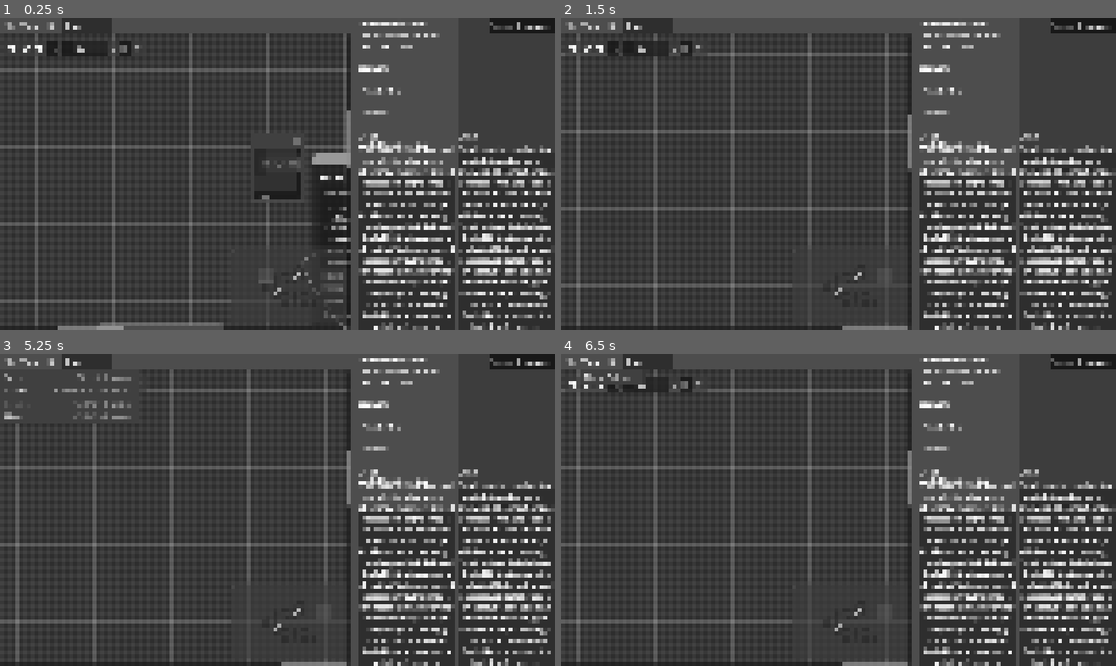
Above: before the commit, frames 1-4 (two rows, left to right).
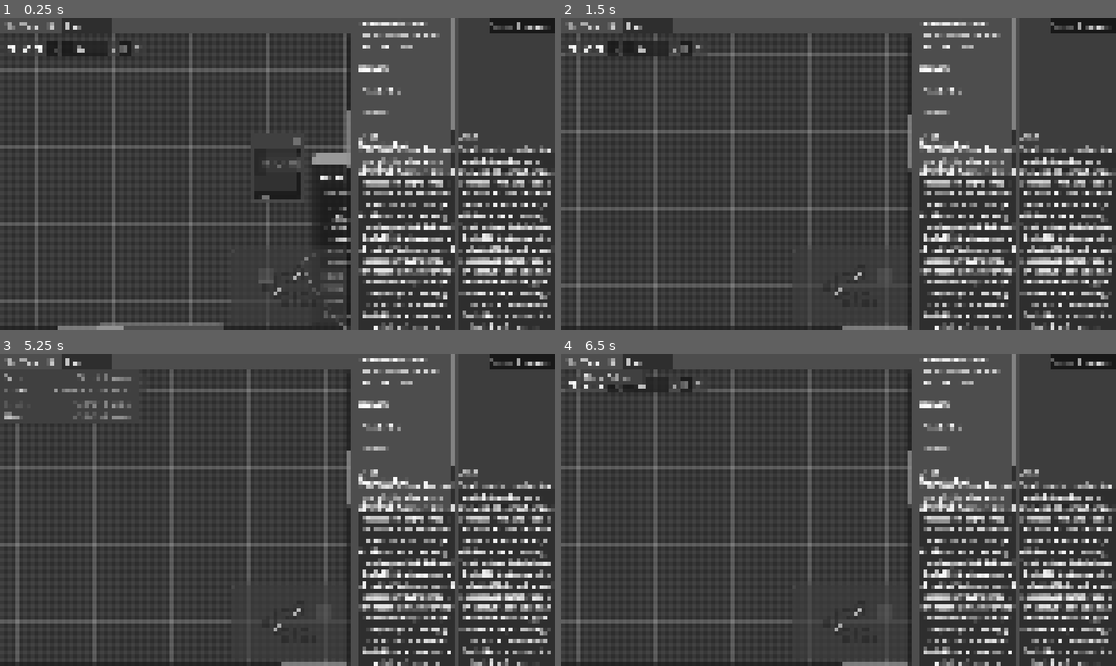
Above: after the commit, the same moments.

Repository: Roboticy3/Louder
Game: Godot game, scene res://proto_simulator/proto_simulator_wrapper.tscn
The game is run twice, just before and just after one commit, with the same random seed, the same clock (stepped at 60 frames per second) and the same inputs.
Inputs (mouse positions are in pixels of both pictures, inside the frame that each line leads up to):
- Up to frame 1 (0.25 s): no input
- Up to frame 2 (1.5 s): click (921, 227) at 0.52 s; type "Alex" at 0.6 s; click (1066, 161) at 0.75 s; type "12" at 0.83 s; click "Start" at 1.25 s
- Up to frame 3 (5.25 s): click "CONTINUE" at 2 s; click "CONTINUE" at 2.75 s; click "CONTINUE" at 3.5 s; click "CONTINUE" at 4.25 s; click "File" at 5 s
- Up to frame 4 (6.5 s): click "View" at 5.75 s

The runs differ from the first frame. In frame 1, 0.6% of the frame differs, in the area x 64-82%, y 0-50%; in frame 2, 0.6%; in frame 3, 0.6%; in frame 4, 0.6%.

Commit message:
demonstrated creating branches

Diff:
--- a/editor/proto_simulator/proto_simulator_ui_mockup.tscn
+++ b/editor/proto_simulator/proto_simulator_ui_mockup.tscn
@@ -1,6 +1,6 @@
 [gd_scene format=3 uid="uid://dfuvngpcvkh4u"]
 
-[ext_resource type="Script" uid="uid://c8mgp47kh56t1" path="res://proto_simulator/ps_conversation_view.gd" id="1_uy6tw"]
+[ext_resource type="Script" uid="uid://c8mgp47kh56t1" path="res://proto_simulator/ps_dialogue_view.gd" id="1_uy6tw"]
 [ext_resource type="Script" uid="uid://bx4ryfqh7km2w" path="res://proto_simulator/ps_choices_container.gd" id="2_ctnr"]
 
 [node name="Control" type="Control" unique_id=644629500 node_paths=PackedStringArray("debug_speaker_label")]
--- a/editor/proto_simulator/ps_controller.gd
+++ b/editor/proto_simulator/ps_controller.gd
@@ -10,6 +10,7 @@
 @export var mute:bool
 
 var data:Dictionary
+var branch:String
 
 func _ready() -> void:
 	add_to_group(group)
@@ -72,9 +73,24 @@
 	return false
 
 func traverse(choice:String) -> bool:
-	#TODO - maybe some validation here that the choice is accessible to *this*
-	#controller and not just the simulator overall?
-	return simulator.traverse(choice, _filter_valid_choice)
+	var choices := simulator.list_choices_data(_filter_valid_choice, branch)
+	var found_choice := false
+	var next_branch := ""
+	for c in choices:
+		var from_choice := str(c.get(PSSimulator.CON_FCHC))
+		if from_choice != choice: continue
+
+		found_choice = true
+		var to_id := int(c.get(PSSimulator.CON_TOID))
+		var c_branch:String = simulator.get_property(to_id, PSSimulator.HUB_BRCH, "")
+		if !c_branch.is_empty():
+			next_branch = c_branch
+
+	if found_choice:
+		var result := simulator.traverse(choice, _filter_valid_choice, branch)
+		branch = next_branch
+		return result
+	return false
 
 func get_text(property:String) -> String:
 	return str(data.get(property))
--- a/editor/proto_simulator/ps_conversation_branch.gd
+++ /dev/null
@@ -1,3 +0,0 @@
-class_name PSConversationBranch extends Resource
-
-@export var position:int
--- /dev/null
+++ b/editor/proto_simulator/ps_dialogue_branch.gd
@@ -0,0 +1,3 @@
+class_name PSDialogueBranch extends Resource
+
+@export var position:int
--- a/editor/proto_simulator/ps_conversation_state.gd
+++ b/editor/proto_simulator/ps_dialogue_state.gd
@@ -1,6 +1,6 @@
-class_name PSConversationState extends Resource
+class_name PSDialogueState extends Resource
 
-@export var branches:Dictionary[String, PSConversationBranch]
+@export var branches:Dictionary[String, PSDialogueBranch]
 @export var covered:Dictionary[int, bool]
 
 @export var variables:Dictionary[StringName, Variant]
@@ -11,7 +11,7 @@
 
 func _reset_branches():
 	branches = {
-		"": PSConversationBranch.new()
+		"": PSDialogueBranch.new()
 	}
 
 func clear():
@@ -27,4 +27,4 @@
 	return exists
 
 func _to_string() -> String:
-	return "PSConversationState(\n variables: %s\n)" % [str(variables)]
+	return "PSDialogueState(\n variables: %s\n)" % [str(variables)]
--- a/editor/proto_simulator/ps_simulator.gd
+++ b/editor/proto_simulator/ps_simulator.gd
@@ -19,7 +19,7 @@
 @export var conversation: PSConversation
 
 @export var reset_state_on_ready := false
-@export var state:PSConversationState
+@export var state:PSDialogueState
 
 var e := Expression.new()
 var recessive := {}
@@ -31,7 +31,7 @@
 ## These functions do not change the state of the simulator.
 
 func get_position(branch:="") -> int:
-	var b:PSConversationBranch = state.branches.get(branch)
+	var b:PSDialogueBranch = state.branches.get(branch)
 	if !b:
 		push_error("PSSimulator::get_position invalid branch ", branch, " (options: ", state.branches.keys(), ")")
 		return -1
@@ -60,11 +60,11 @@
 
 	return h.get(HUB_SCHK, false)
 
-func get_property(from_position:int, property:String):
-	return str(conversation.hubs_by_id[from_position].get(property))
-
-func get_current_property(property:String, branch:=""):
-	return get_property(get_position(branch), property)
+func get_property(from_position:int, property:String, default=null):
+	return str(conversation.hubs_by_id[from_position].get(property, default))
+
+func get_current_property(property:String, branch:="", default=null):
+	return get_property(get_position(branch), property, default)
 
 func merge_current_into(data:Dictionary, branch:=""):
 	var h:Dictionary = conversation.hubs_by_id.get(get_position(branch), {})
@@ -97,13 +97,14 @@
 		if is_start(id):
 			start = id
 			break
+	state.branches[""].position = start
 
 	warp(start)
 
 	update_controllers()
 
 func _reset_state():
-	state = PSConversationState.new()
+	state = PSDialogueState.new()
 
 func _on_conversation_changed(new_path:String):
 	conversation_path = new_path
@@ -123,7 +124,7 @@
 	return conditions.count("\n") + 1
 
 func _evaluate_choice_single(c:Dictionary, branch:="") -> bool:
-	var b:PSConversationBranch = state.branches.get(branch)
+	var b:PSDialogueBranch = state.branches.get(branch)
 	if !b:
 		push_error("PSSimulator::_evaluate_choice_single invalid branch ", branch, " (options: ", state.branches.keys(), ")")
 		return false
@@ -151,7 +152,6 @@
 func _evaluate_hub(h:Dictionary, branch:="") -> void:
 	_evaluate_hub_expressions(h, branch)
 	_evaluate_dice_checks(h, branch)
-	_evaluate_branching(h, branch)
 
 	if !recessive.is_empty() && !is_auto(get_position(branch)):
 		h.merge(recessive)
@@ -159,7 +159,7 @@
 		h.merge(dominant, true)
 
 func _evaluate_hub_expressions(h:Dictionary, branch:="") -> void:
-	var b:PSConversationBranch = state.branches.get(branch)
+	var b:PSDialogueBranch = state.branches.get(branch)
 	if !b:
 		push_error("PSSimulator::_evaluate_hub_expressions invalid branch ", branch, " (options: ", state.branches.keys(), ")")
 		return
@@ -190,7 +190,7 @@
 	return
 
 func _evaluate_dice_checks(h:Dictionary, branch:="") -> void:
-	var b:PSConversationBranch = state.branches.get(branch)
+	var b:PSDialogueBranch = state.branches.get(branch)
 	if !b:
 		push_error("PSSimulator::_evaluate_dice_checks invalid branch ", branch, " (options: ", state.branches.keys(), ")")
 		return
@@ -238,13 +238,6 @@
 	var total := roll + skill_level
 	scope[outcome_variable] = total
 	print("Rolled ", roll, " + ", skill_level, " = ", total, " for ", outcome_variable)
-
-func _evaluate_branching(h:Dictionary, branch:=""):
-	var h_branch:String = h.get(HUB_BRCH, "")
-	if h_branch.is_empty():
-		return
-
-
 
 ### TRAVERSAL
 ## Move through dialogue by making a choice on the current node.
@@ -287,14 +280,15 @@
 	return w
 
 func warp(new_position:int, filter=null, branch:="") -> bool:
-	var b:PSConversationBranch = state.branches.get(branch)
+	var b:PSDialogueBranch = state.branches.get(branch)
 	if !b:
 		push_error("PSSimulator::warp invalid branch ", branch, " (options: ", state.branches.keys(), ")")
 		return false
 
 	if new_position in conversation.hubs_by_id:
-		b.position = new_position
-		_evaluate_hub(conversation.hubs_by_id[new_position], branch)
+		var h:Dictionary = conversation.hubs_by_id[new_position]
+		_branch(h, new_position, branch)
+		_evaluate_hub(h, branch)
 		state._on_traverse(new_position)
 
 		if is_auto(new_position):
@@ -314,5 +308,19 @@
 		if w_spkr:
 			dominant[HUB_SPKR] = w_spkr
 
+func _branch(h:Dictionary, position:int, branch:=""):
+	var working_branch := branch
+
+	var h_branch:String = h.get(HUB_BRCH, "")
+	if !h_branch.is_empty():
+		working_branch = h_branch
+
+	var b:PSDialogueBranch = state.branches.get(working_branch)
+	if !b:
+		b = PSDialogueBranch.new()
+		state.branches[working_branch] = b
+
+	b.position = position
+
 func update_controllers():
 	get_tree().call_group(controller_group, &"update")
Renamed: editor/proto_simulator/ps_conversation_branch.gd.uid -> editor/proto_simulator/ps_dialogue_branch.gd.uid
Renamed: editor/proto_simulator/ps_conversation_state.gd.uid -> editor/proto_simulator/ps_dialogue_state.gd.uid
Renamed: editor/proto_simulator/ps_conversation_view.gd -> editor/proto_simulator/ps_dialogue_view.gd
Renamed: editor/proto_simulator/ps_conversation_view.gd.uid -> editor/proto_simulator/ps_dialogue_view.gd.uid
